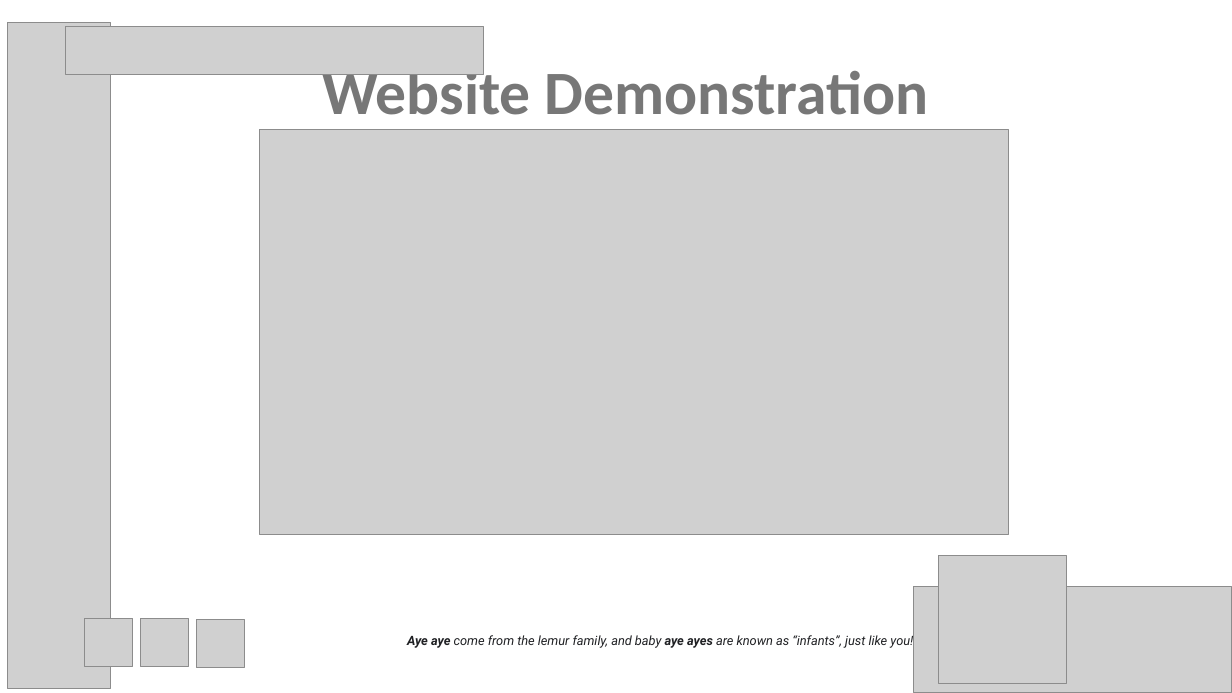
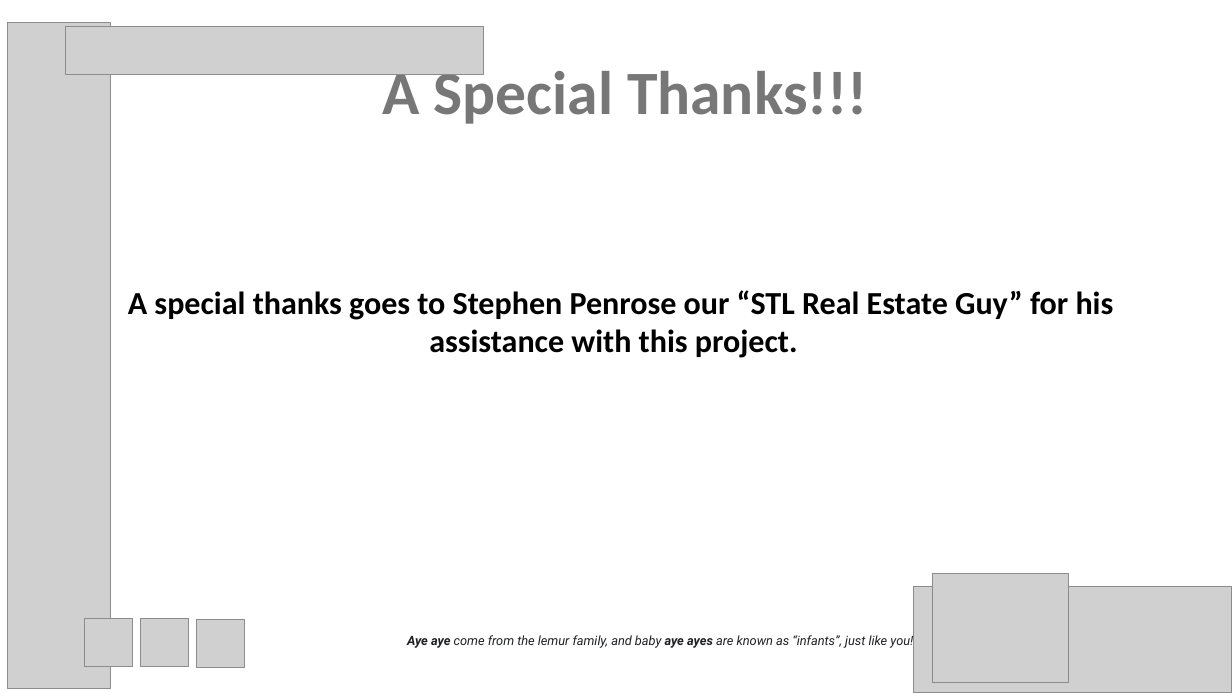
Before and after one commit to psychicesp/AI-AI, a slide deck: slide 12 of Project3_Presentation.pptx (slide 10 before the commit). Drawn at 1232x693 pixels with LibreOffice and Linux fonts; fonts in the diff are those of the drawing; grey boxes stand for pictures. Boxes give left, top, right and bottom in pixels: in the first picture for what was removed or moved away, otherwise in the second. Text is boxed around its words. In the diff, an @@ line names an element or a change of style, - is before the commit and + after.

```diff
--- a/Project3_Presentation.pptx
+++ b/Project3_Presentation.pptx
@@ title at [383,63,867,124]: text changed @@
-Website Demonstration
+A Special Thanks!!!
@@ picture removed at [260,129,1008,534] @@
@@ text added at [128,290,1114,358], 25 pt, text #000000, bold @@
+A special thanks goes to Stephen Penrose our “STL Real Estate Guy” for his assistance with this project.
@@ picture: place and size @@
-picture at [938,555,1067,684]
+picture at [933,574,1068,683]
```
Also in this commit, not shown: 7 other slides changed, 1 slide added.
